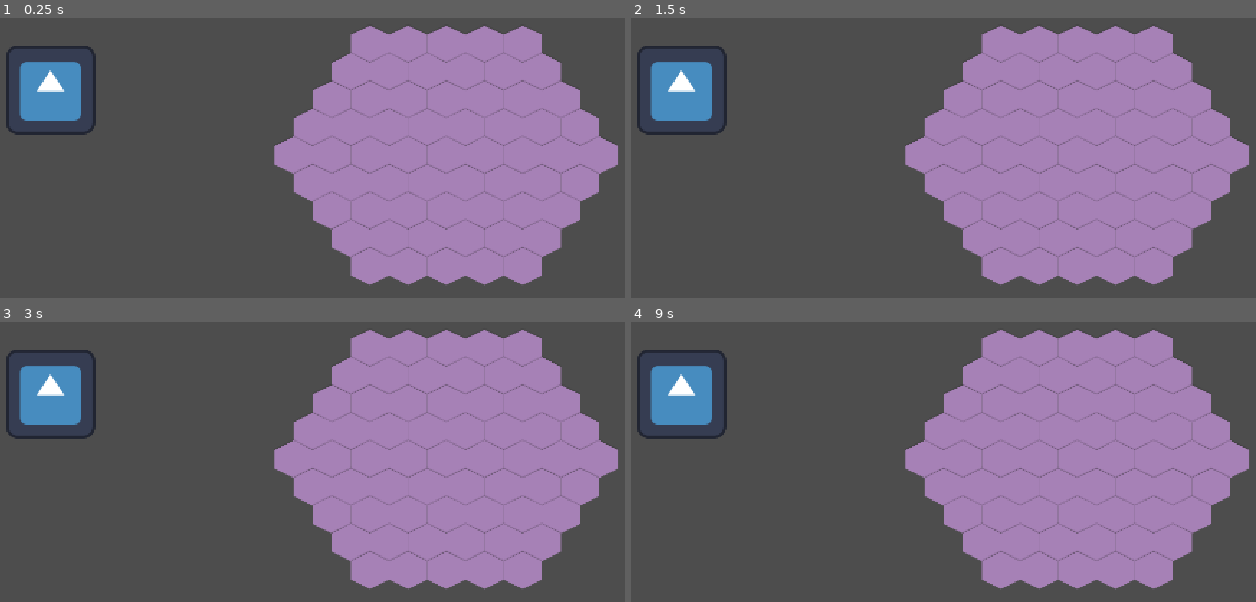
Above: before the commit, frames 1-4 (two rows, left to right).
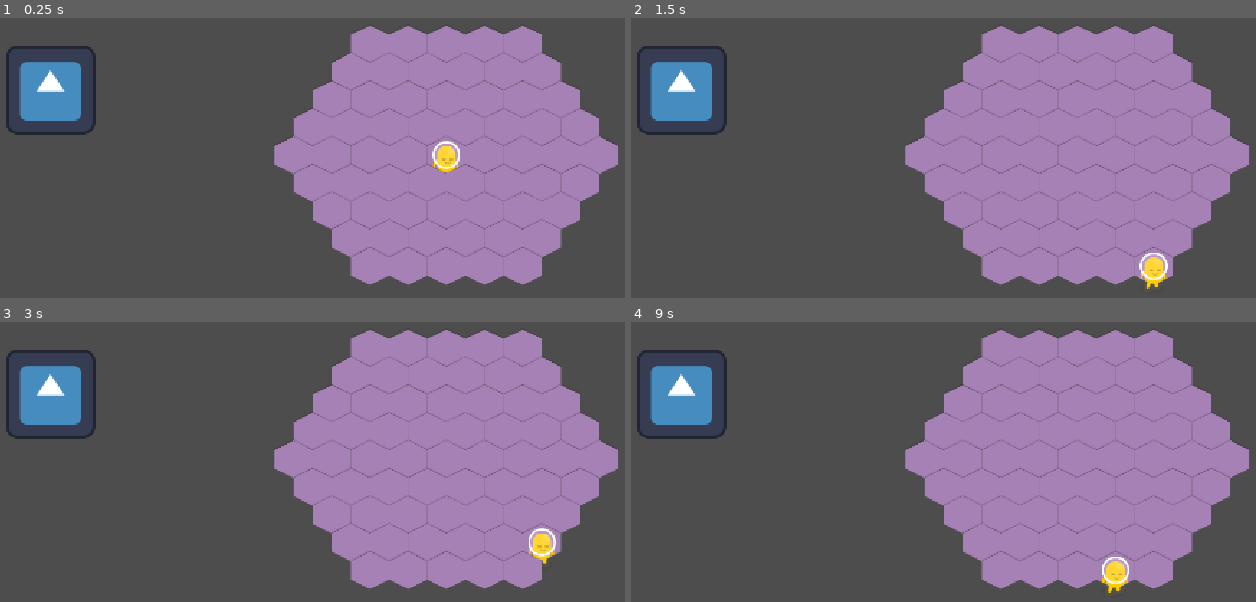
Above: after the commit, the same moments.

Repository: Couselin/sirenas2D
Game: Godot game, scene res://02_scenes/03_levels/test_scene.tscn
Two runs of this game, one before a commit and one after it. Both use one fixed random seed, a clock stepped at 60 frames per second and the inputs below. The project has no main scene, so this scene is started directly. The engine's default icon, where the game draws it, is replaced by a stand-in: a white triangle on a blue panel in a dark square.
Inputs:
- Up to frame 1 (0.25 s): no input
- Up to frame 2 (1.5 s): tap Enter (ui_accept) at 0.5, 1.35 s; hold Right (ui_right) 0.53-1.28 s; hold Enter (ui_accept) 0.53-1.28 s; hold Down (ui_down) from 1.28 s (still down)
- Up to frame 3 (3 s): tap Enter (ui_accept) at 1.52, 1.82, 2, 2.85 s; release Down (ui_down) at 2.03 s; hold Right (ui_right) 2.03-2.78 s; hold Enter (ui_accept) 2.03-2.78 s; hold Up (ui_up) from 2.78 s (still down)
- Up to frame 4 (9 s): tap Enter (ui_accept) at 3.02, 3.32, 3.5, 4.35, 4.52, 4.82, 5.85, 6.02, 6.32, 7.35, 7.52, 7.82, 8.85 s; release Up (ui_up) at 3.53 s; hold Enter (ui_accept) 3.53-4.28 s; hold Left (ui_left) 3.53-5.03 s; hold Down (ui_down) 5.03-5.78 s; hold Enter (ui_accept) 5.03-5.78 s; hold Right (ui_right) 5.78-6.53 s; hold Up (ui_up) 6.53-7.28 s; hold Enter (ui_accept) 6.53-7.28 s; hold Right (ui_right) 7.28-8.03 s; hold Down (ui_down) 8.03-8.78 s; hold Enter (ui_accept) 8.03-8.78 s; hold Left (ui_left) from 8.78 s (still down)

The runs differ from the first frame. In frame 1, 0.4% of the frame differs, in the area x 69-74%, y 43-56%; in frame 2, 0.4%, in the area x 81-86%, y 83-97%; in frame 3, 0.4%; in frame 4, 0.4%.

Commit message:
Piece creation + Issues witrh class names
Issues with get_class() returning Node2D, changed to get_name() in tile.gd line 16 but should be looked into

Diff:
--- /dev/null
+++ b/02_scenes/01_characters_props/piece.gd
@@ -0,0 +1,21 @@
+extends Node2D
+class_name Piece
+
+var isAlly:bool = true
+var tile:Tile
+var tileOffset:Vector2 = (Vector2(0,0))
+
+func change_tile(new_tile):
+	tile.isOccupied = false
+	tile = new_tile
+	tile.isOccupied = true
+	reparent(tile)
+	position = tileOffset
+
+func _ready() -> void:
+	tile = get_parent()
+	tile.isOccupied = true
+	position = tileOffset
+
+func _process(delta: float) -> void:
+	pass
--- /dev/null
+++ b/02_scenes/01_characters_props/piece.tscn
@@ -0,0 +1,10 @@
+[gd_scene format=3 uid="uid://c3jro2i0xfdyw"]
+
+[ext_resource type="Script" uid="uid://4wbogqfey8cv" path="res://02_scenes/01_characters_props/piece.gd" id="1_j0tpl"]
+[ext_resource type="Texture2D" uid="uid://chwaqqd066rhm" path="res://01_assets/01_sprites/01_characters_props/99_placeholders/alienYellow.png" id="1_ojma6"]
+
+[node name="Piece" type="Node2D" unique_id=759563159]
+script = ExtResource("1_j0tpl")
+
+[node name="Sprite2D" type="Sprite2D" parent="." unique_id=1397319377]
+texture = ExtResource("1_ojma6")
--- a/02_scenes/02_objects/01_board/board.gd
+++ b/02_scenes/02_objects/01_board/board.gd
@@ -6,9 +6,6 @@
 const tileSize = Vector2(27.5,40)
 
 var tiles: Array[Tile] = []
-# Called when the node enters the scene tree for the first time.
-func _ready() -> void:
-	create_board()
 
 func create_board():
 	for i in range(-boardRadius,boardRadius+1):
@@ -16,7 +13,6 @@
 			for k in range(-boardRadius,boardRadius+1):
 				if i + j + k == 0:
 					create_tile(i,j,k)
-
 
 func create_tile(x:int,y:int,z:int):
 	var newTile = tileRef.instantiate() as Tile
@@ -26,6 +22,41 @@
 	add_child(newTile)
 	tiles.append(newTile)
 
-# Called every frame. 'delta' is the elapsed time since the previous frame.
+func get_tile(x:int,y:int,z:int):
+	for i in tiles:
+		if i.coordinates == Vector3(x,y,z):
+			return i
+	return false
+
+func move(dir:Vector3):
+	#temp for testing purposes
+	for i in tiles:
+			if i.get_piece():
+				var piece:Piece = i.get_piece()
+				var newCoords = i.coordinates + dir
+				if get_tile(int(newCoords.x),int(newCoords.y),int(newCoords.z)):
+					var newTile:Tile = get_tile(int(newCoords.x),int(newCoords.y),int(newCoords.z))
+					piece.change_tile(newTile)
+					break
+
+func _input(event: InputEvent) -> void:
+	#temp for testing purposes
+	if event.is_action_pressed("ui_up"):
+		move(GlobalBoard.dirNorthEast)
+	if event.is_action_pressed("ui_down"):
+		move(GlobalBoard.dirSouthWest)
+	if event.is_action_pressed("ui_right"):
+		move(GlobalBoard.dirEast)
+	if event.is_action_pressed("ui_left"):
+		move(GlobalBoard.dirWest)
+	if event.is_action_pressed("ui_accept"):
+		move(GlobalBoard.dirSouthEast)
+	if event.is_action_pressed("ui_text_backspace"):
+		move(GlobalBoard.dirNorthWest)
+
+func _ready() -> void:
+	create_board()
+	get_tile(0,0,0).add_piece()
+
 func _process(_delta: float) -> void:
 	pass
--- a/02_scenes/02_objects/01_board/tile.gd
+++ b/02_scenes/02_objects/01_board/tile.gd
@@ -1,12 +1,28 @@
 extends Node2D
 class_name Tile
 
-@export var coordinates: Vector3
+@export var coordinates:Vector3
+var isOccupied:bool = false
 
-# Called when the node enters the scene tree for the first time.
+func add_piece():
+	#temp for testing purposes
+	var pieceRef = preload("res://02_scenes/01_characters_props/piece.tscn")
+	var newPiece = pieceRef.instantiate() as Piece
+	add_child(newPiece)
+
+func get_piece():
+	if isOccupied:
+		for i in get_children():
+			if "Piece" in i.get_name():
+				return i
+	return false
+
+func get_board():
+	var board:Board = get_parent()
+	return board
+
 func _ready() -> void:
-	pass # Replace with function body.
+	pass
 
-# Called every frame. 'delta' is the elapsed time since the previous frame.
 func _process(delta: float) -> void:
 	pass
Binary file added: 01_assets/01_sprites/01_characters_props/99_placeholders/alienYellow.png
Not shown, added: 01_assets/01_sprites/01_characters_props/99_placeholders/alienYellow.png.import
Not shown, added: 02_scenes/01_characters_props/piece.gd.uid
Not shown, added: 02_scenes/03_levels/test_scene.tscn4622265320.tmp
Not shown, added: 02_scenes/03_levels/test_scene.tscn4637129724.tmp
Not shown, added: 02_scenes/03_levels/test_scene.tscn4650330537.tmp
